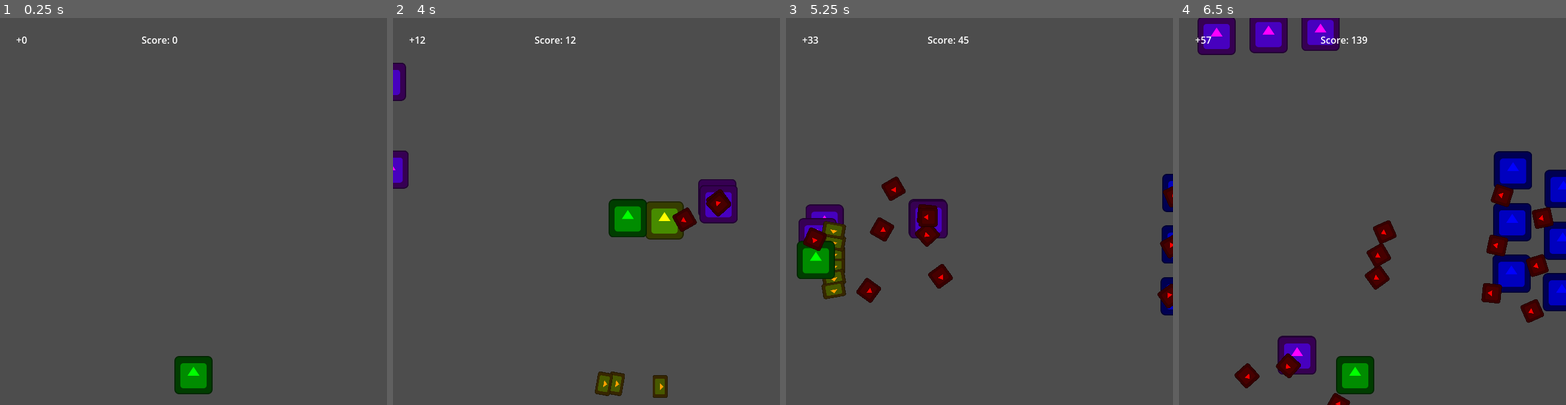
Above: before the commit, frames 1-4 (left to right).
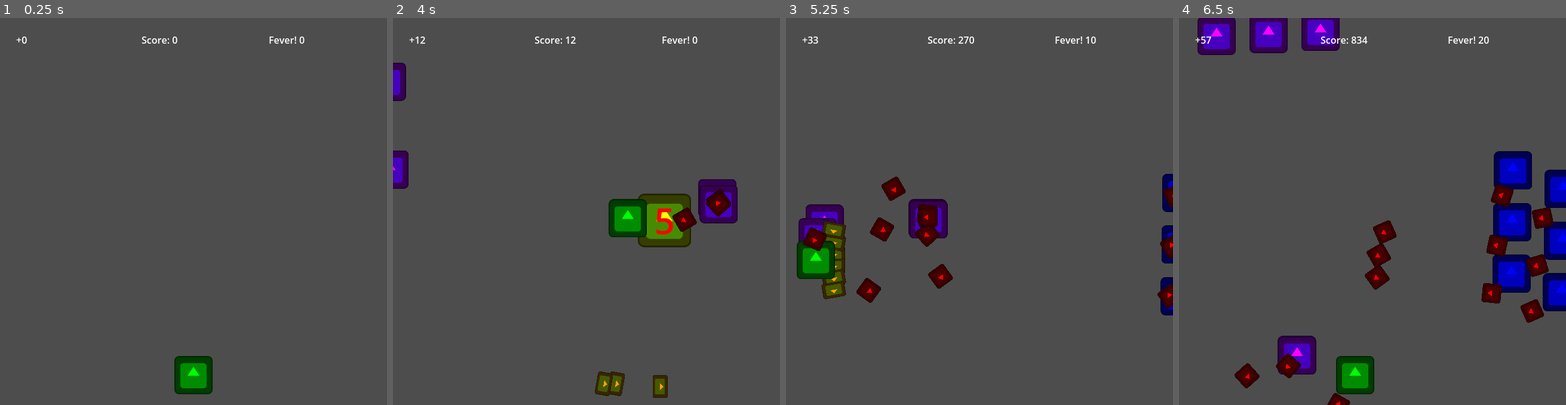
Above: after the commit, the same moments.

Repository: Zeroeth-0/Gatogun
Game: Godot game, scene res://scenes/levels/world.tscn
The game is run twice, just before and just after one commit, with the same random seed, the same clock (stepped at 60 frames per second) and the same inputs. The engine's default icon, where the game draws it, is replaced by a stand-in: a white triangle on a blue panel in a dark square.
Inputs:
- Up to frame 1 (0.25 s): no input
- Up to frame 2 (4 s): tap Enter at 0.5 s; hold Right (RIGHT) 0.53-1.28 s; tap C (A) at 0.6, 2.3, 2.85 s; tap X (B) at 0.8, 1.35, 3.05, 3.6 s; hold Down (DOWN) 1.28-2.03 s; tap Z (Y) at 1.55, 2.1, 3.8 s; hold Right (RIGHT) 2.03-2.78 s; hold Up (UP) 2.78-3.53 s; hold Left (LEFT) from 3.53 s (still down)
- Up to frame 3 (5.25 s): tap S (X) at 4.35 s; tap C (A) at 4.55 s; release Left (LEFT) at 5.03 s; hold Down (DOWN) from 5.03 s (still down); tap Z (Y) at 5.1 s
- Up to frame 4 (6.5 s): tap X (B) at 5.3 s; release Down (DOWN) at 5.78 s; hold Right (RIGHT) from 5.78 s (still down); tap C (A) at 5.85 s; tap Z (Y) at 6.05 s

The runs differ from the first frame. In frame 1, less than 0.1% of the frame differs, in the area x 69-79%, y 4-7%; in frame 2, 1.2%, in the area x 63-79%, y 4-60%; in frame 3, 0.1%; in frame 4, 0.1%.

Commit message:
Updated Medals & Added Simple Fever

Diff:
--- a/project.godot
+++ b/project.godot
@@ -12,7 +12,7 @@
 
 config/name="Gatodius"
 run/main_scene="res://scenes/levels/world.tscn"
-config/features=PackedStringArray("4.1", "GL Compatibility")
+config/features=PackedStringArray("4.2", "GL Compatibility")
 run/max_fps=240
 config/icon="res://icon.svg"
 
--- /dev/null
+++ b/scenes/UI/fever_label.tscn
@@ -0,0 +1,12 @@
+[gd_scene load_steps=2 format=3 uid="uid://bpbp12uqxmutq"]
+
+[ext_resource type="Script" path="res://source/UI/label.gd" id="1_klspu"]
+
+[node name="FeverLabel" type="RichTextLabel"]
+z_index = 5
+offset_left = 450.0
+offset_top = 25.0
+offset_right = 623.0
+offset_bottom = 97.0
+script = ExtResource("1_klspu")
+labelEnum = 2
--- a/scenes/items/medal.tscn
+++ b/scenes/items/medal.tscn
@@ -1,23 +1,39 @@
-[gd_scene load_steps=4 format=3 uid="uid://cr88epenivqi"]
+[gd_scene load_steps=5 format=3 uid="uid://cr88epenivqi"]
 
 [ext_resource type="Script" path="res://source/items/item.gd" id="1_8fdno"]
 [ext_resource type="Texture2D" uid="uid://cuojt0mdh67vh" path="res://icon.svg" id="2_ggbcn"]
 
 [sub_resource type="RectangleShape2D" id="RectangleShape2D_ujur0"]
 
-[node name="Medal" type="Area2D"]
+[sub_resource type="LabelSettings" id="LabelSettings_3pq1s"]
+font_size = 60
+
+[node name="Medal" type="Area2D" node_paths=PackedStringArray("label")]
 z_index = 2
 script = ExtResource("1_8fdno")
 speed = 500
+label = NodePath("Label")
 
 [node name="Icon" type="Sprite2D" parent="."]
 modulate = Color(1, 1, 0, 1)
 z_index = 2
-scale = Vector2(0.5, 0.5)
+scale = Vector2(0.7, 0.7)
 texture = ExtResource("2_ggbcn")
 
 [node name="CollisionShape2D" type="CollisionShape2D" parent="."]
 shape = SubResource("RectangleShape2D_ujur0")
 debug_color = Color(1, 1, 0, 0.419608)
 
+[node name="Label" type="Label" parent="."]
+modulate = Color(1, 0, 0, 1)
+z_index = 2
+offset_left = -50.0
+offset_top = -50.0
+offset_right = 50.0
+offset_bottom = 50.0
+text = "5"
+label_settings = SubResource("LabelSettings_3pq1s")
+horizontal_alignment = 1
+vertical_alignment = 1
+
 [connection signal="area_entered" from="." to="." method="_on_area_entered"]
--- a/scenes/levels/world.tscn
+++ b/scenes/levels/world.tscn
@@ -10,6 +10,7 @@
 [ext_resource type="PackedScene" uid="uid://1jns7p21mhry" path="res://scenes/enemies/PA-Pr02.tscn" id="7_ewcwf"]
 [ext_resource type="PackedScene" uid="uid://chegi2am56x1" path="res://scenes/UI/combo_label.tscn" id="9_ckr2p"]
 [ext_resource type="PackedScene" uid="uid://jkopai8ptvrm" path="res://scenes/UI/score_label.tscn" id="10_s7d0j"]
+[ext_resource type="PackedScene" uid="uid://bpbp12uqxmutq" path="res://scenes/UI/fever_label.tscn" id="11_c27j3"]
 
 [node name="World" type="Node2D"]
 script = ExtResource("1_btnht")
@@ -126,3 +127,5 @@
 
 [node name="ScoreLabel" parent="." instance=ExtResource("10_s7d0j")]
 z_index = 5
+
+[node name="FeverLabel" parent="." instance=ExtResource("11_c27j3")]
--- a/scenes/player/cat_player.tscn
+++ b/scenes/player/cat_player.tscn
@@ -1,16 +1,19 @@
-[gd_scene load_steps=5 format=3 uid="uid://dnm46gsra70ug"]
+[gd_scene load_steps=6 format=3 uid="uid://dnm46gsra70ug"]
 
 [ext_resource type="Script" path="res://source/player/catplayer.gd" id="1_7pfs0"]
 [ext_resource type="Texture2D" uid="uid://cuojt0mdh67vh" path="res://icon.svg" id="2_86ini"]
 [ext_resource type="PackedScene" uid="uid://b20svaskudtin" path="res://scenes/weapons/player/normal_weapon.tscn" id="3_p4n0o"]
+[ext_resource type="PackedScene" uid="uid://cjhkionj3a6h3" path="res://scenes/weapons/player/heavy_weapon.tscn" id="4_g6re5"]
 
 [sub_resource type="RectangleShape2D" id="RectangleShape2D_klkvo"]
 
-[node name="CatPlayer" type="CharacterBody2D" groups=["Player"]]
+[node name="CatPlayer" type="CharacterBody2D" node_paths=PackedStringArray("normalWeapon", "heavyWeapon") groups=["Player"]]
 z_index = 3
 script = ExtResource("1_7pfs0")
 speed = 300
 screenMargin = 50
+normalWeapon = NodePath("Normal Weapon")
+heavyWeapon = NodePath("Heavy Weapon")
 
 [node name="Hurtbox" type="Area2D" parent="." groups=["Player"]]
 
@@ -39,7 +42,9 @@
 shape = SubResource("RectangleShape2D_klkvo")
 debug_color = Color(0, 1, 0, 0.419608)
 
-[node name="Weapon" parent="." instance=ExtResource("3_p4n0o")]
+[node name="Normal Weapon" parent="." instance=ExtResource("3_p4n0o")]
+
+[node name="Heavy Weapon" parent="." instance=ExtResource("4_g6re5")]
 
 [connection signal="area_entered" from="Hurtbox" to="." method="_on_hurtbox_area_entered"]
 [connection signal="area_exited" from="Hurtbox" to="." method="_on_hurtbox_area_exited"]
--- a/scenes/weapons/player/weapon.tscn
+++ /dev/null
@@ -1,31 +0,0 @@
-[gd_scene load_steps=3 format=3 uid="uid://d2jhyo40ctlfb"]
-
-[ext_resource type="PackedScene" uid="uid://mijejse1m0kt" path="res://scenes/weapons/player/player_emmiter.tscn" id="1_kgrkn"]
-[ext_resource type="Script" path="res://source/weapons/weaponManager.gd" id="1_y1vgw"]
-
-[node name="Weapon" type="Node2D"]
-script = ExtResource("1_y1vgw")
-
-[node name="PlayerEmmiter" parent="." instance=ExtResource("1_kgrkn")]
-
-[node name="PlayerEmmiter2" parent="." instance=ExtResource("1_kgrkn")]
-position = Vector2(-30, 20)
-
-[node name="PlayerEmmiter3" parent="." instance=ExtResource("1_kgrkn")]
-position = Vector2(30, 20)
-
-[node name="PlayerEmmiter4" parent="." instance=ExtResource("1_kgrkn")]
-position = Vector2(-50, -30)
-deviationAngle = -5.0
-
-[node name="PlayerEmmiter5" parent="." instance=ExtResource("1_kgrkn")]
-position = Vector2(50, -30)
-deviationAngle = 5.0
-
-[node name="PlayerEmmiter6" parent="." instance=ExtResource("1_kgrkn")]
-position = Vector2(-60, 60)
-deviationAngle = -10.0
-
-[node name="PlayerEmmiter7" parent="." instance=ExtResource("1_kgrkn")]
-position = Vector2(60, 60)
-deviationAngle = 10.0
--- a/source/UI/label.gd
+++ b/source/UI/label.gd
@@ -1,7 +1,7 @@
 extends RichTextLabel
 
 # Direction
-enum LabelType { GSCORE, COMBO }
+enum LabelType { GSCORE, COMBO, FEVER }
 @export var labelEnum: LabelType
 
 # Called every frame. 'delta' is the elapsed time since the previous frame.
@@ -10,5 +10,6 @@
 	match labelEnum:
 		LabelType.GSCORE: outTxt = "Score: " + str(SCORE.GeneralGameScore)
 		LabelType.COMBO: outTxt = "+" + str(SCORE.combo)
+		LabelType.FEVER: outTxt = "Fever! " + str(SCORE.fever)
 
 	self.text = outTxt
--- a/source/enemies/enemy.gd
+++ b/source/enemies/enemy.gd
@@ -130,10 +130,11 @@
 
 func die():
 	if health <= 0:
-		SCORE.add_score()
+		SCORE.add_score(SCORE.combo)
 		var item = medal.instantiate()
 		get_tree().current_scene.add_child(item)
 		item.position = global_position
+		item.get_distance(global_position)
 		queue_free()
 
 # Behaviors
--- a/source/items/item.gd
+++ b/source/items/item.gd
@@ -7,16 +7,32 @@
 
 @export var itemEnum: ItemType = ItemType.MEDAL
 @export var speed = 200
+@export var label: Label
 var extraVel: Vector2 = Vector2.ZERO
+var medalVal: int = 5
 
-# Called when the node enters the scene tree for the first time.
-func _ready():
-	pass # Replace with function body.
+func get_distance(pos):
+	var distance = pos.distance_to(GETPLAYER.get_player())
+	if distance < 200: medalVal = 5
+	elif distance < 275: medalVal = 4
+	elif distance < 350: medalVal = 3
+	elif distance < 425: medalVal = 2
+	else: medalVal = 1
 
 # Called every frame. 'delta' is the elapsed time since the previous frame.
 func _process(delta):
 	match itemEnum:
-		ItemType.MEDAL: move_towards_player(delta)
+		ItemType.MEDAL: medal_behavior(delta)
+
+func medal_behavior(delta):
+	move_towards_player(delta)
+	label.text = str(medalVal)
+	match medalVal:
+		5: global_scale = Vector2(1, 1)
+		4: global_scale = Vector2(0.9, 0.9)
+		3: global_scale = Vector2(0.8, 0.8)
+		2: global_scale = Vector2(0.7, 0.7)
+		1: global_scale = Vector2(0.6, 0.6)
 
 func move_towards_player(delta):
 	var playerPos = GETPLAYER.get_player()
@@ -24,4 +40,7 @@
 	position += direction * speed * delta
 
 func _on_area_entered(area):
-	if area.is_in_group("Player"): queue_free()
+	if area.is_in_group("Player"):
+		SCORE.add_score(SCORE.combo * medalVal)
+		SCORE.increase_fever(medalVal)
+		queue_free()
--- a/source/player/catplayer.gd
+++ b/source/player/catplayer.gd
@@ -5,10 +5,25 @@
 @export var screenMargin: int
 var direction: Vector2 = Vector2.UP
 
+@export_category("WEAPONS")
+@export var normalWeapon: Node2D
+@export var heavyWeapon: Node2D
+
+func _ready():
+	normalWeapon.set_deferred("process_mode", Node.PROCESS_MODE_INHERIT)
+	heavyWeapon.set_deferred("process_mode", Node.PROCESS_MODE_DISABLED)
+
 func _process(_delta):
 	movement()
 	screen_clamp(get_viewport().get_visible_rect().size)
 	speed = 200 if INPUT.fireHold else 350
+
+	if SCORE.isFever:
+		normalWeapon.set_deferred("process_mode", Node.PROCESS_MODE_DISABLED)
+		heavyWeapon.set_deferred("process_mode", Node.PROCESS_MODE_INHERIT)
+	else:
+		normalWeapon.set_deferred("process_mode", Node.PROCESS_MODE_INHERIT)
+		heavyWeapon.set_deferred("process_mode", Node.PROCESS_MODE_DISABLED)
 
 # Limita la posición del personaje a los márgenes de la pantalla
 func screen_clamp(screen_size):
--- a/source/weapons/weaponManager.gd
+++ b/source/weapons/weaponManager.gd
@@ -4,8 +4,7 @@
 @export var fire_rate: float = 0.01 # Tiempo entre ráfagas
 var rate = fire_rate
 
-# Variable que será true si todos los hijos pueden disparar
-var canFire = true
+var canFire: bool = true
 
 func _process(delta):
 	# Obtenemos todos los hijos del nodo
--- a/utils/GetPlayer.gd
+++ b/utils/GetPlayer.gd
@@ -5,5 +5,5 @@
 func get_player():
 	player = get_tree().get_nodes_in_group("Player")[0]
 
-	if player: return player.position
+	if player: return player.global_position
 	else: return Vector2.ZERO
--- a/utils/ScoreManager.gd
+++ b/utils/ScoreManager.gd
@@ -3,26 +3,54 @@
 # Parámetros generales
 var GeneralGameScore: int = 0
 var combo: int = 0
+var fever: int = 0
+var isFever: bool = false
 var comboTimer: float = 1.0
+var feverTimer: float = 3.0
 @export_range(0, 6, 1) var Rank: float = 1.0
 
 var comboDrainTime: float = 0.0  # Acumulador para reducción de combo
+var feverDrainTime: float = 0.0
 
 func _process(delta):
+	fever_counter(delta)
+	combo_counter(delta)
+
+	if fever >= 100:
+		isFever = true
+		fever = 100
+	if fever <= 0: isFever = false
+
+func fever_counter(delta):
+	feverTimer -= delta
+	if feverTimer <= 0 and !isFever: fever = 0
+
+	if fever > 0 and isFever:
+		feverDrainTime += delta
+		var drainRate = 0.05
+		while feverDrainTime >= drainRate:
+			fever -= 1
+			feverDrainTime -= drainRate
+	elif fever <= 0: fever = 0
+
+func combo_counter(delta):
 	comboTimer -= delta
 	if combo <= 0: combo = 0
 
 	if comboTimer <= 0 and combo > 0:
 		comboDrainTime += delta  # Acumula tiempo transcurrido
-
 		while comboDrainTime >= 0.001:
 			combo -= 1
 			comboDrainTime -= 0.001  # Resta el tiempo usado para mantener precisión
-
 
 func increase_combo(val):
 	combo += val;
 	comboTimer = 1.0
 
-func add_score():
-	GeneralGameScore += combo
+func increase_fever(val):
+	fever += val
+	feverTimer = 3.0
+
+func add_score(score):
+	if isFever: score *= 10
+	GeneralGameScore += score
Not shown: 1 places in scenes/levels/world.tscn that only renumber resources
